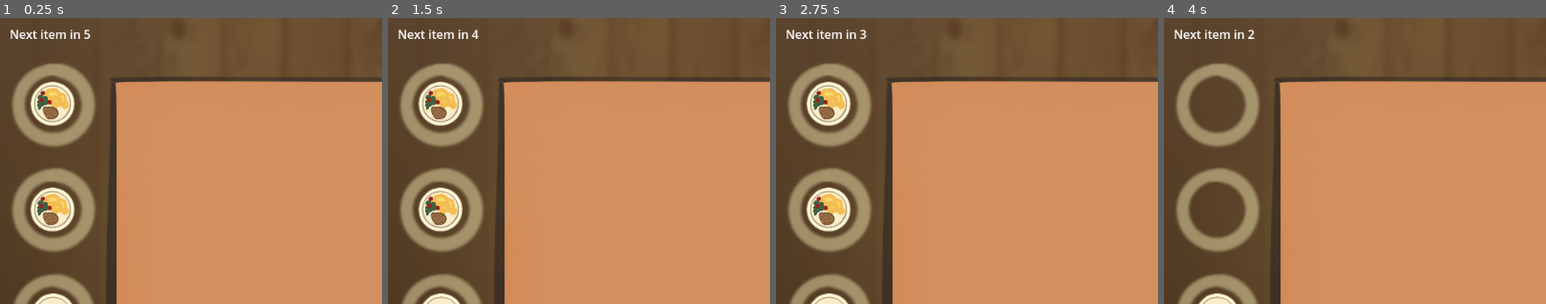
Above: before the commit, frames 1-4 (left to right).
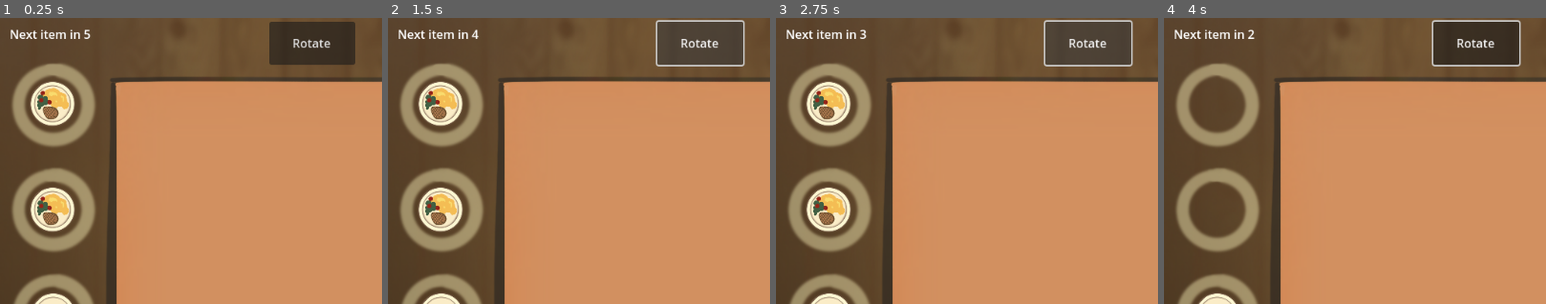
Above: after the commit, the same moments.

Repository: Nekaque/GJTraining
Game: Godot game, scene res://scenes/main.tscn
The game is run twice, just before and just after one commit, with the same random seed, the same clock (stepped at 60 frames per second) and the same inputs.
Inputs (mouse positions are % of the whole screen's width and height, from its top left):
- Up to frame 1 (0.25 s): no input
- Up to frame 2 (1.5 s): click (41, 4) at 0.5 s, where only the run after the commit has a clickable "Rotate"; click (41, 4) at 1.25 s, where only the run after the commit has a clickable "Rotate"
- Up to frame 3 (2.75 s): click (41, 4) at 2 s, where only the run after the commit has a clickable "Rotate"
- Up to frame 4 (4 s): tap Enter at 2.75 s; drag from (7, 15) to (57, 53) at 2.77 s; tap Space at 3.5 s; drag from (7, 33) to (57, 53) at 3.52 s
The pictures show only the part of the screen within x 0-50%, y 0-50%; the shares and areas given below are measured in that part.

The runs differ from the first frame. In frame 1, 3.3% of the frame differs, in the area x 70-93%, y 1-17%; in frame 2, 3.8%, in the area x 70-94%, y 0-17%; in frame 3, 3.8%; in frame 4, 3.8%.
Error in both runs: Invalid access to property or key 'on_table' on a base object of type 'Nil'. (res://scripts/main.gd:46)

Commit message:
rotation via R done

Diff:
--- a/project.godot
+++ b/project.godot
@@ -35,6 +35,11 @@
 "events": [Object(InputEventMouseButton,"resource_local_to_scene":false,"resource_name":"","device":-1,"window_id":0,"a …(253 unchanged characters)…
 ]
 }
+rotate={
+"deadzone": 0.2,
+"events": [Object(InputEventKey,"resource_local_to_scene":false,"resource_name":"","device":-1,"window_id":0,"alt_pressed":false,"shift_pressed":false,"ctrl_pressed":false,"meta_pressed":false,"pressed":false,"keycode":0,"physical_keycode":82,"key_label":0,"unicode":114,"location":0,"echo":false,"script":null)
+]
+}
 
 [rendering]
 
--- a/scenes/item.tscn
+++ b/scenes/item.tscn
@@ -1,30 +1,10 @@
-[gd_scene load_steps=13 format=3 uid="uid://v837py5854ak"]
+[gd_scene load_steps=5 format=3 uid="uid://v837py5854ak"]
 
 [ext_resource type="SpriteFrames" uid="uid://i3q5stne2j80" path="res://assets/animations.tres" id="1_4gq7n"]
 [ext_resource type="Script" uid="uid://bjyh08j2u82g6" path="res://scripts/item.gd" id="1_s8enn"]
 
 [sub_resource type="CircleShape2D" id="CircleShape2D_s8enn"]
 radius = 30.0
-
-[sub_resource type="CircleShape2D" id="CircleShape2D_6muww"]
-
-[sub_resource type="CircleShape2D" id="CircleShape2D_vljjh"]
-
-[sub_resource type="CircleShape2D" id="CircleShape2D_ro5b8"]
-
-[sub_resource type="RectangleShape2D" id="RectangleShape2D_d265e"]
-size = Vector2(101, 67)
-
-[sub_resource type="CircleShape2D" id="CircleShape2D_5vp5n"]
-
-[sub_resource type="RectangleShape2D" id="RectangleShape2D_c4387"]
-size = Vector2(44, 63)
-
-[sub_resource type="RectangleShape2D" id="RectangleShape2D_v0cwl"]
-size = Vector2(9.99343, 46.8565)
-
-[sub_resource type="RectangleShape2D" id="RectangleShape2D_xr48l"]
-size = Vector2(44.9841, 4.85472)
 
 [sub_resource type="RectangleShape2D" id="RectangleShape2D_s8enn"]
 size = Vector2(4, 3)
@@ -35,54 +15,11 @@
 [node name="Sprite" type="AnimatedSprite2D" parent="."]
 scale = Vector2(0.25, 0.25)
 sprite_frames = ExtResource("1_4gq7n")
-animation = &"pencil"
+animation = &"steak_plate"
 
-[node name="SteakCollider" type="CollisionShape2D" parent="."]
-visible = false
+[node name="Col" type="CollisionShape2D" parent="."]
 position = Vector2(1, 3)
 shape = SubResource("CircleShape2D_s8enn")
-
-[node name="CoffeeCollider" type="CollisionShape2D" parent="."]
-visible = false
-scale = Vector2(1.36, 1.28)
-shape = SubResource("CircleShape2D_6muww")
-
-[node name="CanCollider" type="CollisionShape2D" parent="."]
-visible = false
-position = Vector2(5.96046e-08, 1)
-scale = Vector2(1.12, 1.12622)
-shape = SubResource("CircleShape2D_vljjh")
-
-[node name="PlantCollider" type="CollisionShape2D" parent="."]
-visible = false
-scale = Vector2(1.8, 1.8)
-shape = SubResource("CircleShape2D_ro5b8")
-
-[node name="PcCollider" type="CollisionShape2D" parent="."]
-visible = false
-position = Vector2(-1.5, 2.5)
-shape = SubResource("RectangleShape2D_d265e")
-
-[node name="CactusCollider" type="CollisionShape2D" parent="."]
-visible = false
-shape = SubResource("CircleShape2D_5vp5n")
-
-[node name="BookCollider" type="CollisionShape2D" parent="."]
-visible = false
-position = Vector2(0, 1.5)
-shape = SubResource("RectangleShape2D_c4387")
-
-[node name="PenCollider" type="CollisionShape2D" parent="."]
-visible = false
-position = Vector2(0.999208, -0.37563)
-rotation = 0.00637114
-scale = Vector2(1, 1)
-shape = SubResource("RectangleShape2D_v0cwl")
-
-[node name="PencilCollider" type="CollisionShape2D" parent="."]
-position = Vector2(1.42369, -1.51044)
-rotation = -1.57813
-shape = SubResource("RectangleShape2D_xr48l")
 
 [node name="TableColider" type="Area2D" parent="."]
 
--- a/scenes/main.tscn
+++ b/scenes/main.tscn
@@ -31,58 +31,6 @@
 theme_override_styles/disabled = ExtResource("3_jyhfs")
 disabled = true
 
-[node name="B2" type="Button" parent="."]
-visible = false
-offset_left = 11.0
-offset_top = 199.0
-offset_right = 131.0
-offset_bottom = 319.0
-size_flags_horizontal = 4
-size_flags_vertical = 4
-mouse_filter = 2
-mouse_force_pass_scroll_events = false
-theme_override_styles/disabled = ExtResource("3_jyhfs")
-disabled = true
-
-[node name="B3" type="Button" parent="."]
-visible = false
-offset_left = 11.0
-offset_top = 341.0
-offset_right = 131.0
-offset_bottom = 461.0
-size_flags_horizontal = 4
-size_flags_vertical = 4
-mouse_filter = 2
-mouse_force_pass_scroll_events = false
-theme_override_styles/disabled = ExtResource("3_jyhfs")
-disabled = true
-
-[node name="B4" type="Button" parent="."]
-visible = false
-offset_left = 11.0
-offset_top = 483.0
-offset_right = 131.0
-offset_bottom = 603.0
-size_flags_horizontal = 4
-size_flags_vertical = 4
-mouse_filter = 2
-mouse_force_pass_scroll_events = false
-theme_override_styles/disabled = ExtResource("3_jyhfs")
-disabled = true
-
-[node name="B5" type="Button" parent="."]
-visible = false
-offset_left = 11.0
-offset_top = 625.0
-offset_right = 131.0
-offset_bottom = 745.0
-size_flags_horizontal = 4
-size_flags_vertical = 4
-mouse_filter = 2
-mouse_force_pass_scroll_events = false
-theme_override_styles/disabled = ExtResource("3_jyhfs")
-disabled = true
-
 [node name="Table" type="Area2D" parent="."]
 position = Vector2(519, 400)
 
@@ -103,4 +51,18 @@
 offset_bottom = 33.0
 theme_override_colors/font_color = Color(1, 1, 1, 1)
 
+[node name="Button" type="Button" parent="."]
+anchors_preset = -1
+anchor_left = 0.5
+anchor_right = 0.5
+offset_left = 361.0
+offset_top = 5.0
+offset_right = 476.0
+offset_bottom = 63.0
+grow_horizontal = 2
+grow_vertical = 2
+size_flags_horizontal = 8
+text = "Rotate"
+
 [connection signal="timeout" from="Timer" to="." method="_on_timer_timeout"]
+[connection signal="pressed" from="Button" to="." method="_on_button_pressed"]
--- a/scripts/main.gd
+++ b/scripts/main.gd
@@ -52,6 +52,7 @@
 						dragging.from = -1
 						dragging.start_animation()
 				dragging = null
+	if (event.is_action_pressed("rotate") and dragging): dragging.rotate(90)
 
 
 func _on_timer_timeout() -> void:
@@ -71,3 +72,7 @@
 	else:
 		end = true
 		label.text = 'get rekt'
+
+
+func _on_button_pressed() -> void:
+	pass
